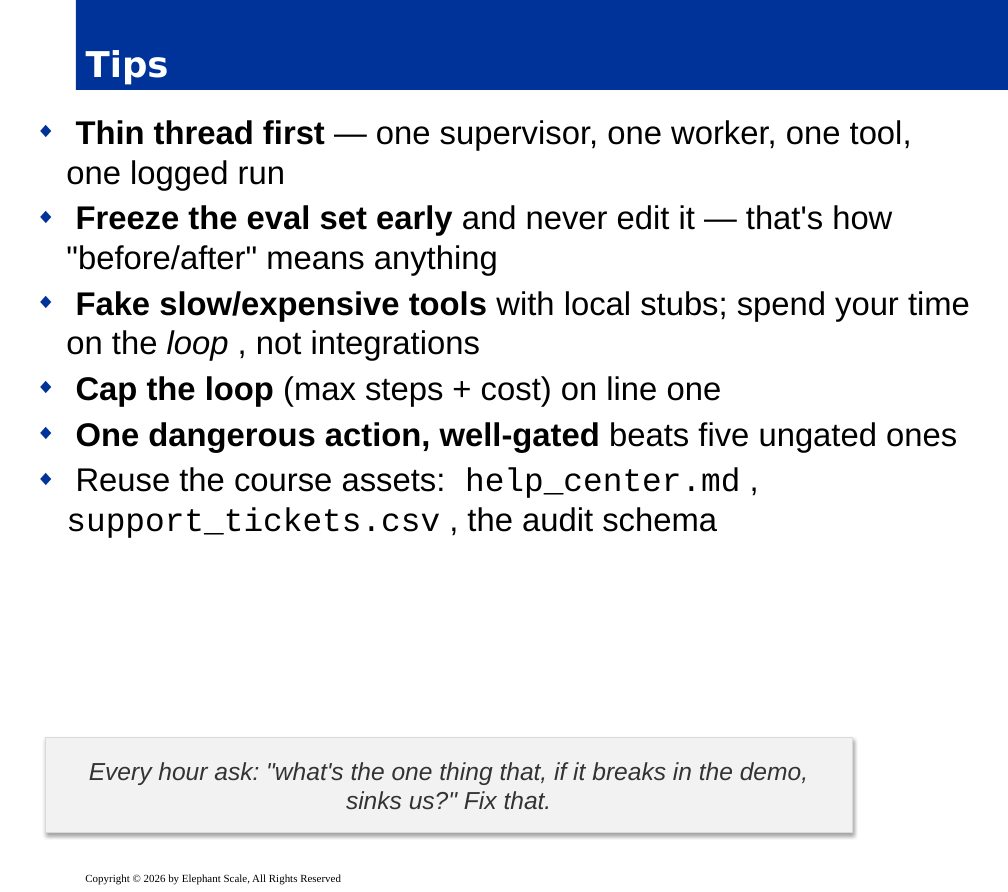
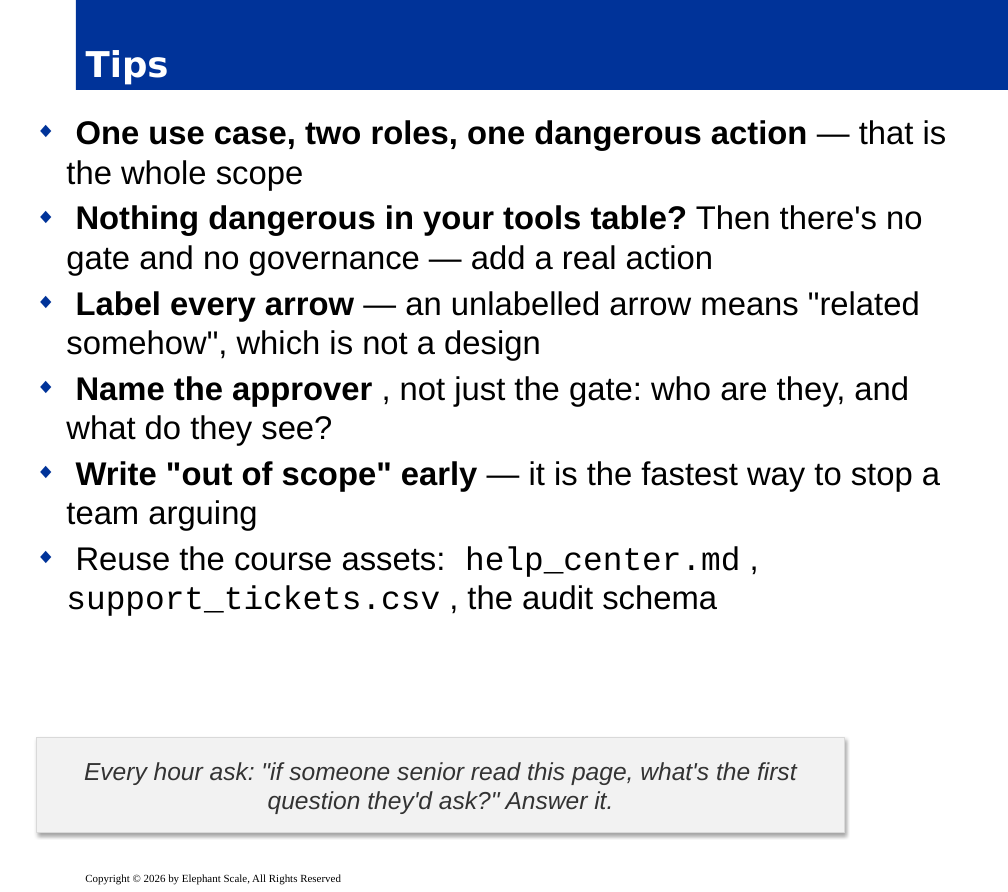
Before and after one commit to elephantscale/Building-Agentic-AI, a slide deck: slide 11 of slides/release/14-capstone.pptx (slide 9 before the commit). Drawn at 1008x892 pixels with LibreOffice and Linux fonts; fonts in the diff are those of the drawing; background and template pictures are left out. Boxes give left, top, right and bottom in pixels: in the first picture for what was removed or moved away, otherwise in the second. Text is boxed around its words. In the diff, an @@ line names an element or a change of style, - is before the commit and + after.

```diff
--- a/slides/release/14-capstone.pptx
+++ b/slides/release/14-capstone.pptx
@@ text at (x1=66, y1=120, x2=947, y2=531): text changed @@
-◆ Thin thread first — one supervisor, one worker, one tool, one logged run
-◆ Freeze the eval set early and never edit it — that's how "before/after" means anything
-◆ Fake slow/expensive tools with local stubs; spend your time on the loop , not integrations
-◆ Cap the loop (max steps + cost) on line one
-◆ One dangerous action, well-gated beats five ungated ones
+◆ One use case, two roles, one dangerous action — that is the whole scope
+◆ Nothing dangerous in your tools table? Then there's no gate and no governance — add a real action
+◆ Label every arrow — an unlabelled arrow means "related somehow", which is not a design
+◆ Name the approver , not just the gate: who are they, and what do they see?
+◆ Write "out of scope" early — it is the fastest way to stop a team arguing
@@ rectangle "Every hour ask: "if someone ..." moved from (x1=45, y1=739, x2=853, y2=833) to (x1=37, y1=739, x2=845, y2=833) @@
@@ text in rectangle at (x1=84, y1=762, x2=797, y2=814): text changed @@
-Every hour ask: "what's the one thing that, if it breaks in the demo, sinks us?" Fix that.
+Every hour ask: "if someone senior read this page, what's the first question they'd ask?" Answer it.
```
Also in this commit, not shown: 9 other slides changed, 5 slides added, 3 slides removed.
